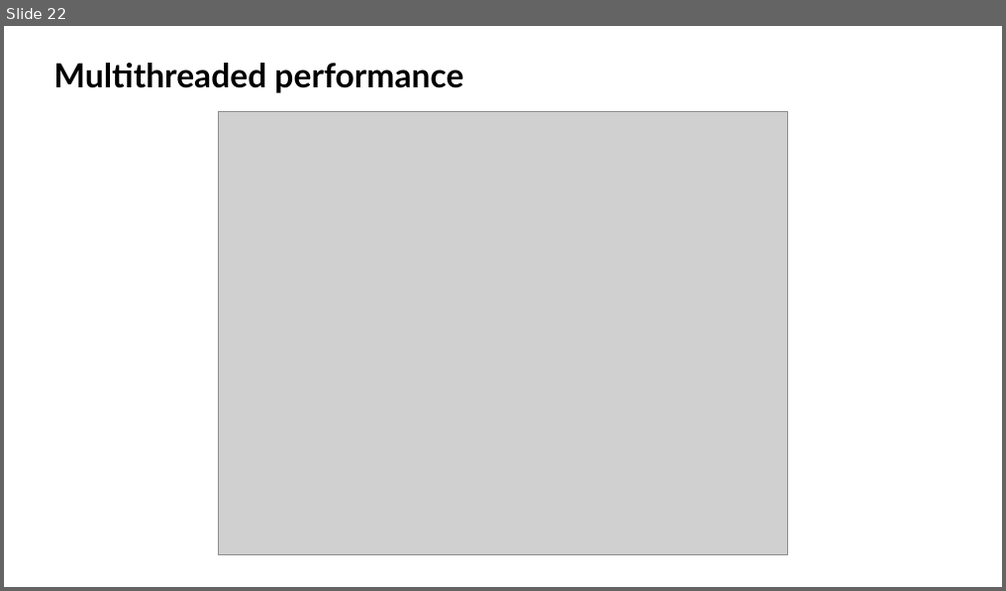
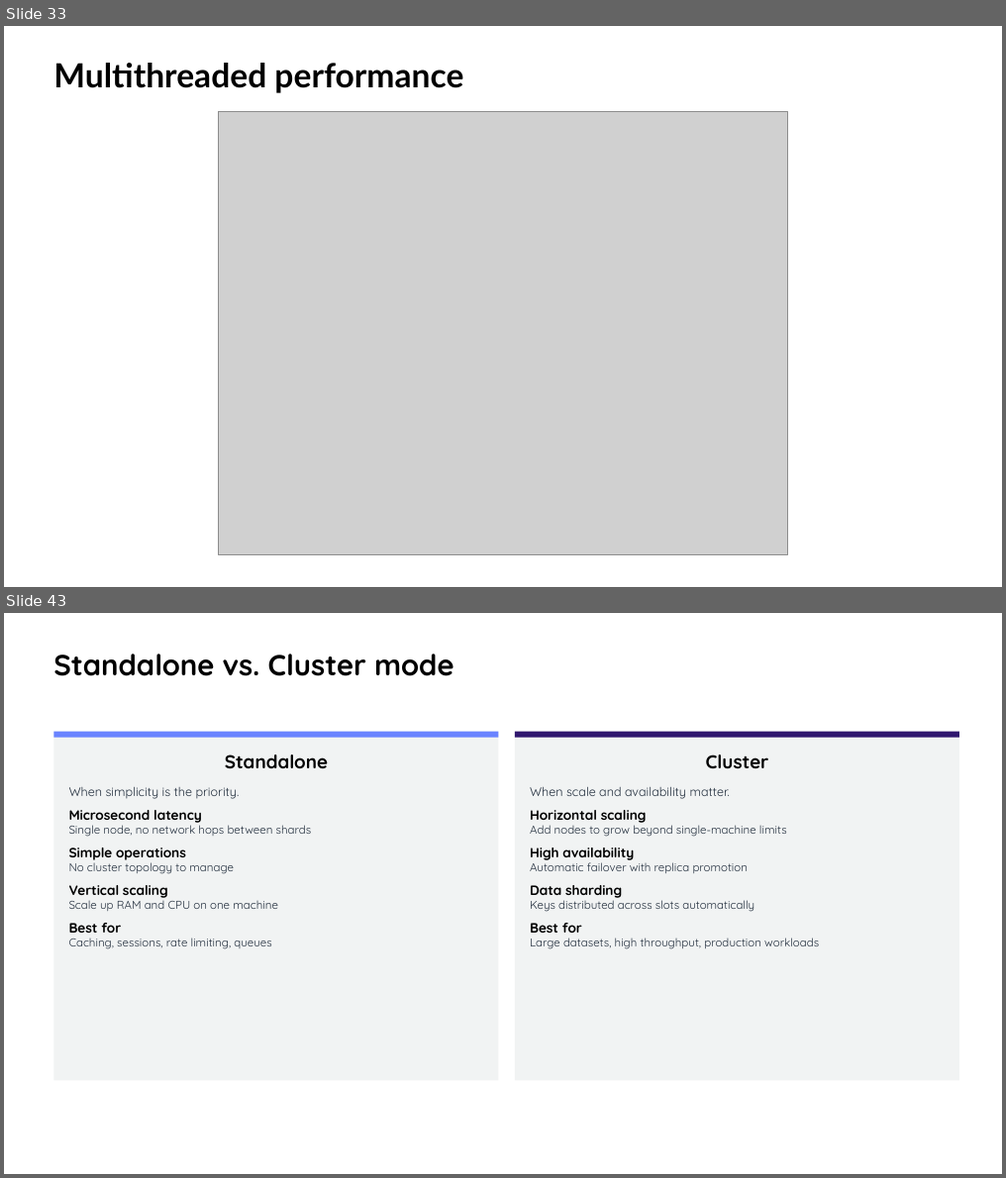
Before and after one commit to valkey-io/assets, a slide deck: slides/Valkey community deck.pptx. Shown one above the other, each under a label of ours: slide 22 before the commit, slides 33 and 43 after it; the slides between them are not shown. The pictures are 1006x591 and 1006x1178 pixels, drawn with LibreOffice and Linux fonts; fonts in the diff are those of the drawing; grey boxes stand for pictures; background and template pictures are left out. Boxes give left, top, right and bottom in pixels: in the first picture for what was removed or moved away, otherwise in the second. Text is boxed around its words. In the diff, an @@ line names an element or a change of style, - is before the commit and + after.

```diff
--- a/slides/Valkey community deck.pptx
+++ b/slides/Valkey community deck.pptx
@@ slide 43 added at (4,613,1002,1174), background #FFFFFF @@
@@ text added at (54,654,453,676), 28 pt, text #000000, bold @@
+Standalone vs. Cluster mode
@@ rectangle added at (54,731,499,1081), fill #F1F3F3 @@
@@ rectangle added at (54,731,499,738), fill #6983FF @@
@@ rectangle added at (515,731,960,1081), fill #F1F3F3 @@
@@ rectangle added at (515,731,960,738), fill #30176E @@
@@ text added at (225,755,328,769), 18 pt, text #000000, bold @@
+Standalone
@@ text added at (706,755,769,769), 18 pt, text #000000, bold @@
+Cluster
@@ text added at (69,787,312,950), 11 pt, text #232F3E @@
+When simplicity is the priority.
+Microsecond latency
+Single node, no network hops between shards
+Simple operations
+No cluster topology to manage
+Vertical scaling
+Scale up RAM and CPU on one machine
+Best for
+Caching, sessions, rate limiting, queues
@@ text added at (530,787,819,950), 11 pt, text #232F3E @@
+When scale and availability matter.
+Horizontal scaling
+Add nodes to grow beyond single-machine limits
+High availability
+Automatic failover with replica promotion
+Data sharding
+Keys distributed across slots automatically
+Best for
+Large datasets, high throughput, production workloads
@@ what was slide 22 is now slide 33 @@
```
Also in this commit, not shown: 6 slides changed, 5 other slides added, 12 slides removed, 1 other file.
